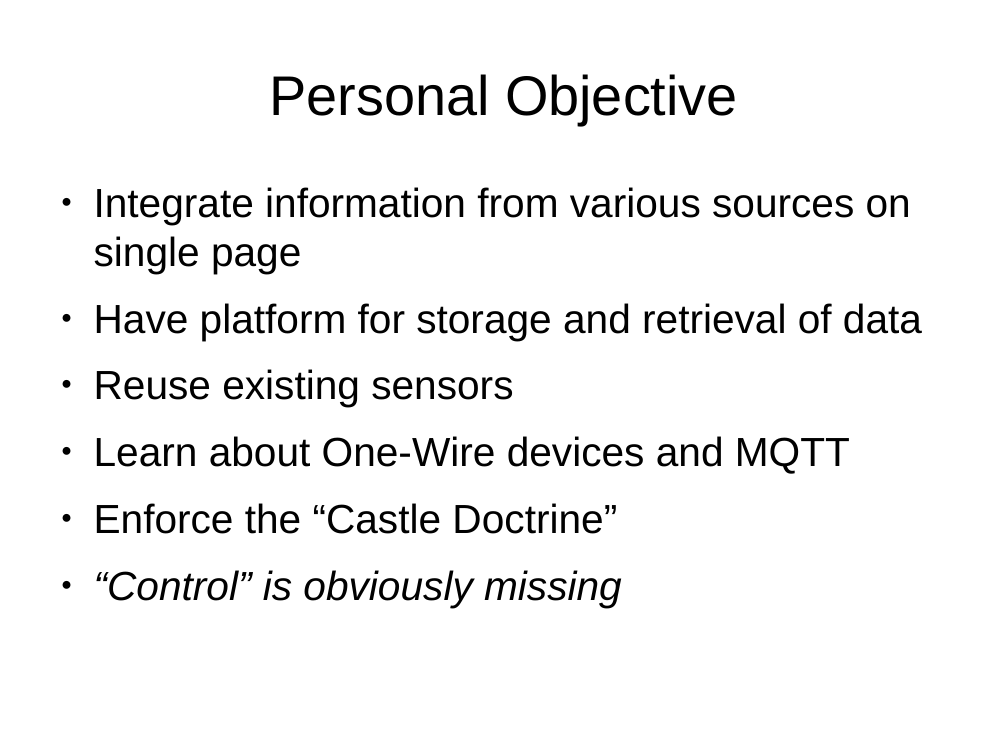
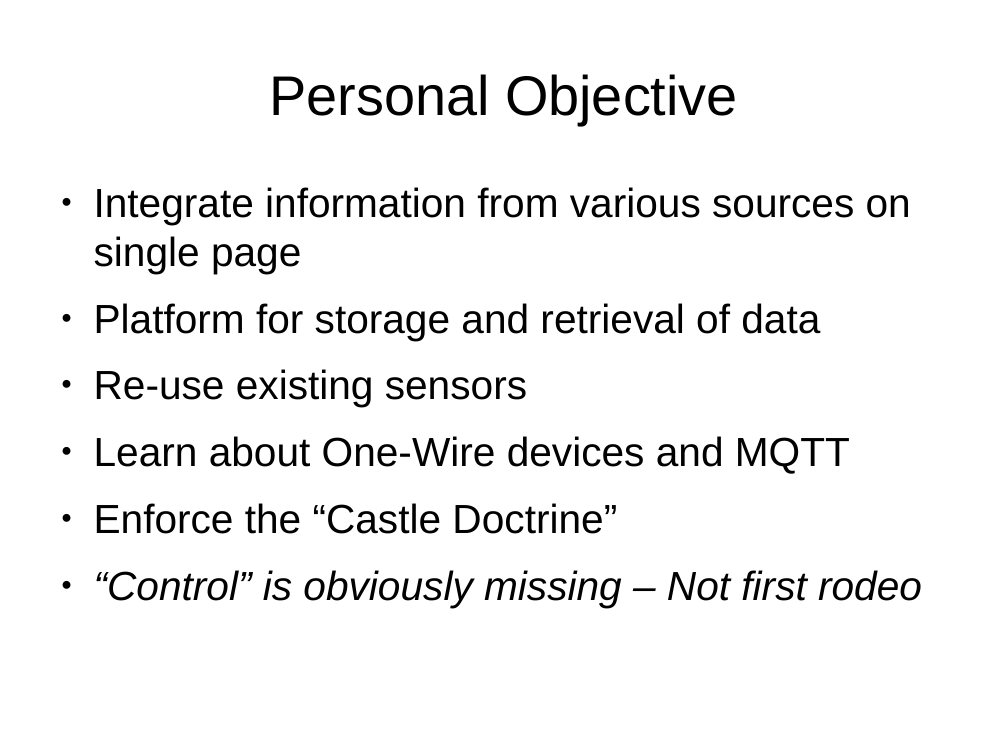
Before and after one commit to kirkcarlson/openhab-presentation, a slide deck: slide 2 of openhab-presentation.odp. Drawn at 1008x756 pixels with LibreOffice and Linux fonts; fonts in the diff are those of the drawing. Boxes give left, top, right and bottom in pixels: in the first picture for what was removed or moved away, otherwise in the second. Text is boxed around its words. In the diff, an @@ line names an element or a change of style, - is before the commit and + after.

```diff
--- a/openhab-presentation.odp
+++ b/openhab-presentation.odp
@@ text at [94,303,820,407]: text changed @@
-● Have platform for storage and retrieval of data
-● Reuse existing sensors
+● Platform for storage and retrieval of data
+● Re-use existing sensors
@@ text at [94,570,922,607]: text changed @@
-● “Control” is obviously missing
+● “Control” is obviously missing – Not first rodeo
```
Also in this commit, not shown: 5 other slides changed, 1 other file.
